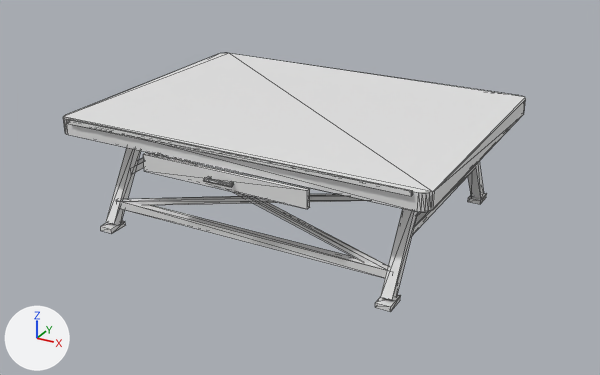
The glTF model src/assets/models/table.glb as it was, and as the next commit left it.
Both versions are drawn from a 50 mm lens placed at (1.61, -2.95, 1.1), pointed at (0.02, -0.06, -0.35). The axes (+X, +Y, +Z) are drawn at lower left. The lights are the same throughout. The first picture is the older version. Mesh edges are drawn as thin lines. Where no turn or scale is listed for an object, it has been applied to the vertices. Vertices at exactly the same position are counted once.

The first picture shows 'body'.
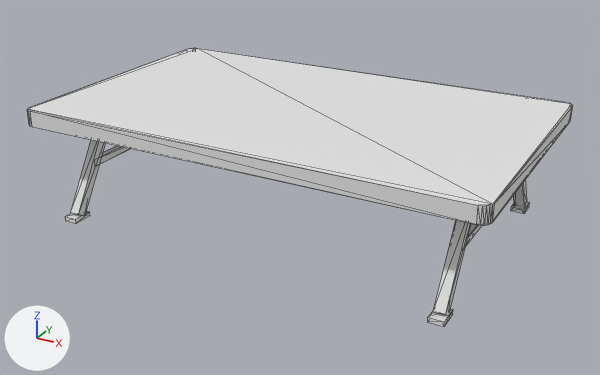
What differs and where, as boxes (x1, y1, x2, y2) in the pictures (600 x 375 px; the box of a moved part takes in the faces that stretch with it):
'body', reshaped, moved, rescaled (18% wider, 32% shorter)
    before: (63, 53, 526, 312)
    after: (27, 48, 573, 225)
'legs-mesh', added
    after: (65, 140, 530, 327)
part 1 of me_table_body, moved or reshaped
    before: (63, 53, 526, 212)
    after: (27, 48, 573, 225)
part 2 of me_table_body, deleted
    before: (67, 119, 487, 312)

The change in detail:
me_table_body is used by ob_body; parent ob_table; location (0.0, -0.0235, -0.247); scale (0.8, 0.8, 0.8).
me_table_body had 230 vertices, 372 faces, 286 loose edges and spanned x -1.0..1.0, y -0.78..0.78, z -0.32..0.32.
me_table_body now has 48 vertices, 92 faces, 24 loose edges and spans x -1.0..1.0, y -0.6..0.6, z -0.03..0.03.
me_table_body part 1: the loose piece of 48 vertices spanning x -1.0..1.0, y -0.72..0.78, z 0.22..0.31 is scaled about its middle by (1, 0.8, 0.797), then moved by (0.0, -0.03, -0.26).
me_table_body part 2: 21 loose pieces with 182 vertices, spanning x -0.93..0.93, y -0.78..0.74, z -0.32..0.32, are deleted.
Mesh me_table_legs is new.
It has 104 vertices, 156 faces, 156 loose edges and spans x -0.87..0.87, y -0.56..0.56, z -0.21..0.21.
Object 'body' (ob_body) is rescaled from (0.8, 0.8, 0.8) to (1.0, 1.0, 1.0).
Object 'body' (ob_body) moves from (0.0, -0.0235, -0.247) to (0.0, 0.0, -0.036).
Object 'legs-mesh' (ob_legs_mesh) is new; it shows me_table_legs.
Its location is (0.0, 0.0, -0.285).
